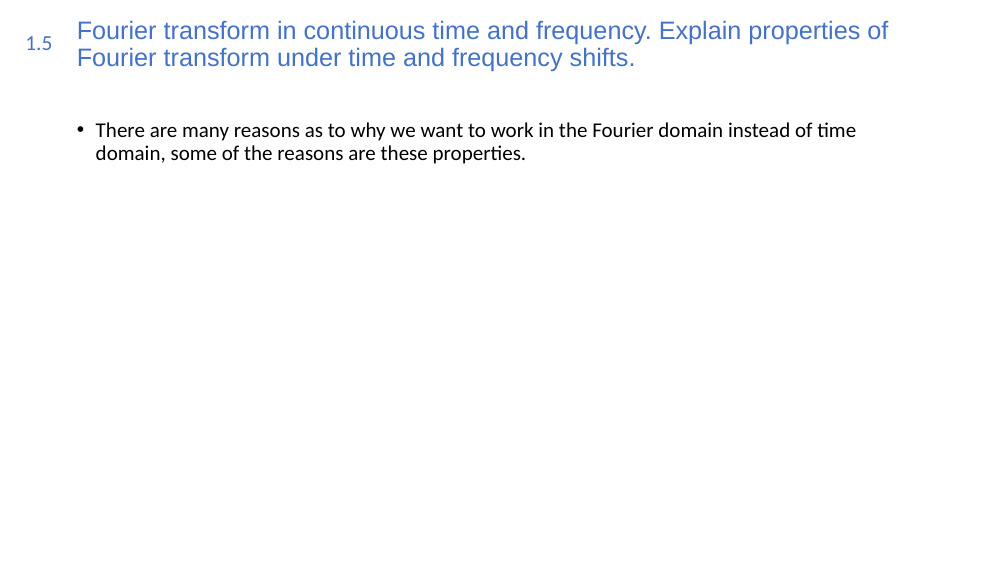
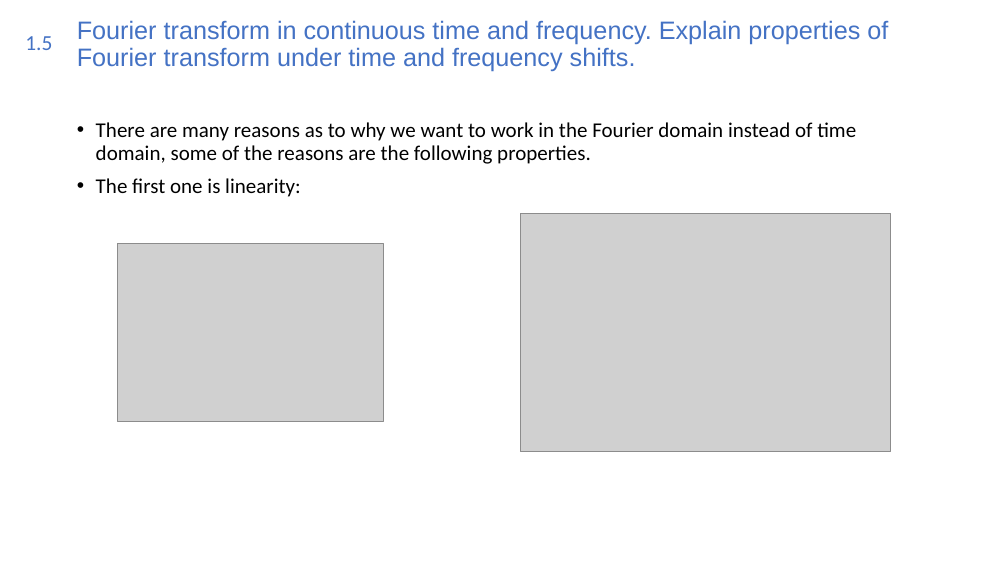
Before and after one commit to Joao-Quinta/Uni3eme_2, a slide deck: slide 11 of imagerieNumerique/Imagerie numérique.odp (slide 10 before the commit). Drawn at 1008x567 pixels with LibreOffice and Linux fonts; fonts in the diff are those of the drawing; grey boxes stand for pictures. Boxes give left, top, right and bottom in pixels: in the first picture for what was removed or moved away, otherwise in the second. Text is boxed around its words. In the diff, an @@ line names an element or a change of style, - is before the commit and + after.

```diff
--- a/imagerieNumerique/Imagerie numérique.odp
+++ b/imagerieNumerique/Imagerie numérique.odp
@@ text at box(96, 122, 856, 197): text changed @@
-• There are many reasons as to why we want to work in the Fourier domain instead of time domain, some of the reasons are these properties.
+• There are many reasons as to why we want to work in the Fourier domain instead of time domain, some of the reasons are the following properties.
+• The first one is linearity:
@@ picture added at box(520, 213, 891, 451) @@
@@ picture added at box(117, 243, 383, 422) @@
```
Also in this commit, not shown: 2 other slides changed, 4 slides added, 3 other files.
